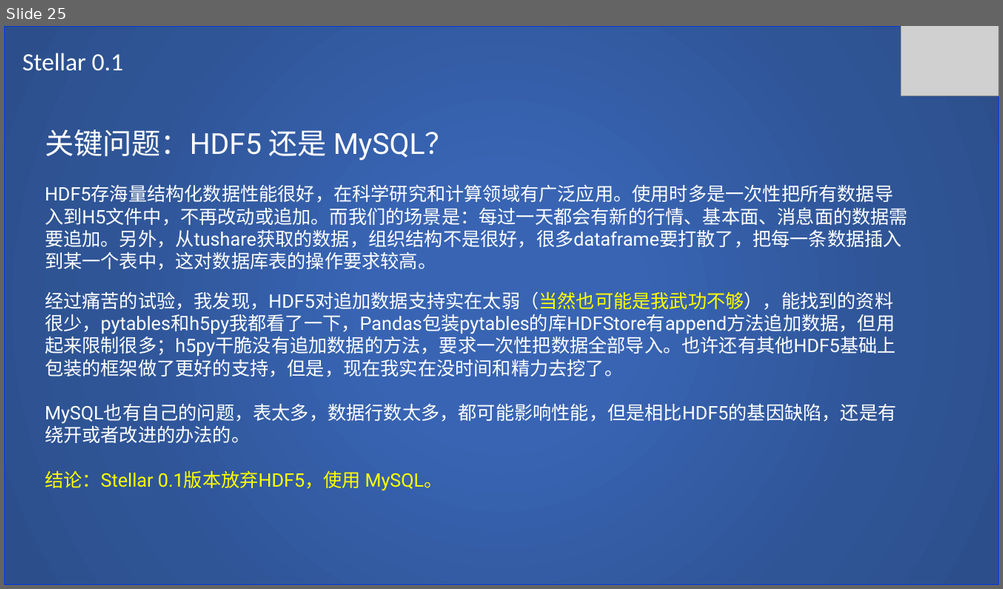
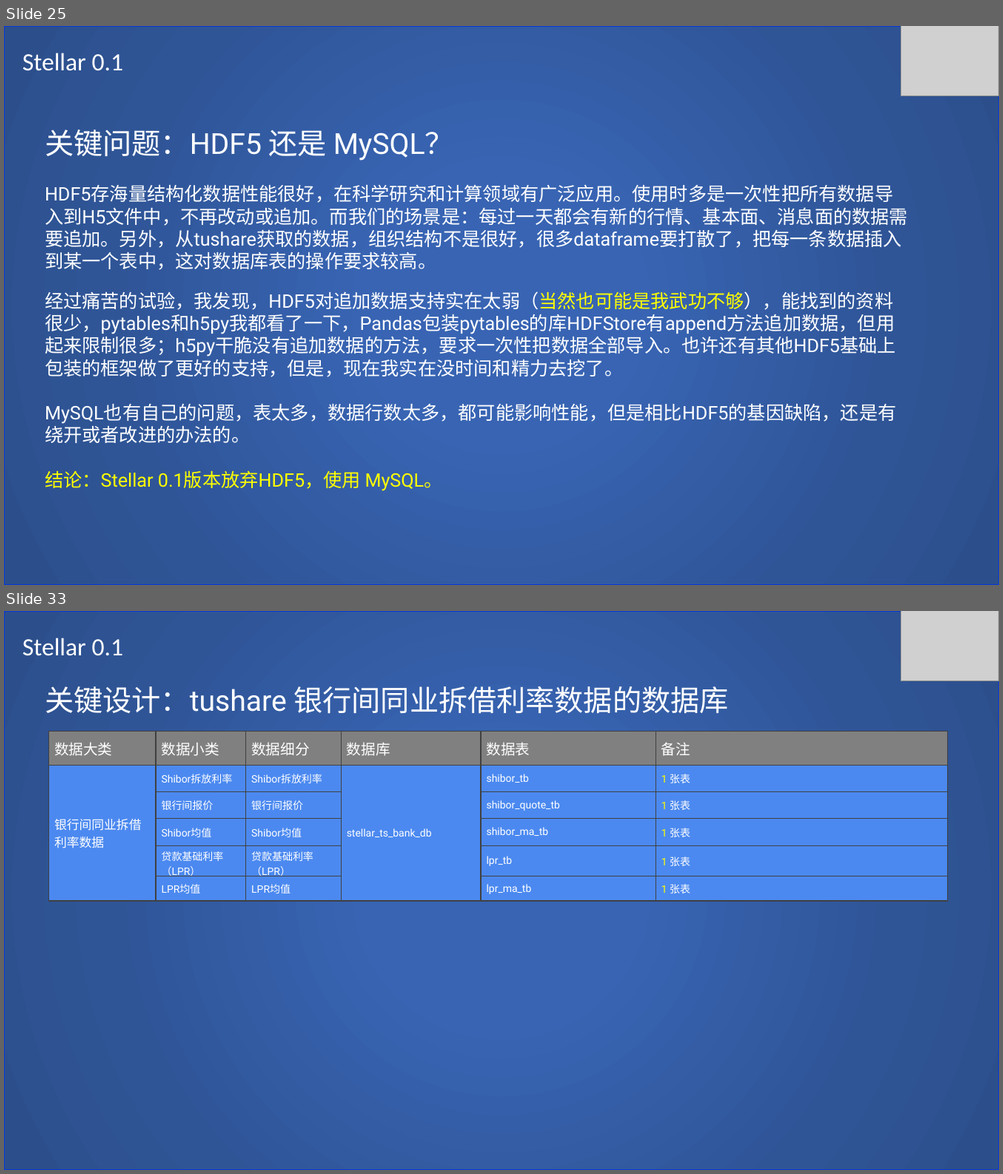
Before and after one commit to SCITLAS/Stellar, a slide deck: Stellar_0.1/documents/design.pptx. Shown one above the other, each under a label of ours: slide 25 before the commit, slides 25 and 33 after it; the slides between them are not shown. The pictures are 1003x589 and 1003x1174 pixels, drawn with LibreOffice and Linux fonts; fonts in the diff are those of the drawing; grey boxes stand for pictures. Boxes give left, top, right and bottom in pixels: in the first picture for what was removed or moved away, otherwise in the second. Text is boxed around its words. In the diff, an @@ line names an element or a change of style, - is before the commit and + after.

Commit message:
Update design document, add MySQL database and table basic design.

```diff
--- a/Stellar_0.1/documents/design.pptx
+++ b/Stellar_0.1/documents/design.pptx
@@ slide 33 added at box(4, 611, 999, 1170), background #FFFFFF @@
@@ rectangle added at box(4, 611, 999, 1170), fill gradient #3864B3 to #2F5597 to #2C4F8C, outline #0838D5 1 pt @@
@@ picture added at box(900, 611, 999, 681) @@
@@ text added at box(22, 638, 123, 656), 24 pt, text #FFFFFF @@
+Stellar 0.1
@@ text added at box(45, 686, 728, 714), 28 pt, text #FFFFFF @@
+关键设计：tushare 银行间同业拆借利率数据的数据库
@@ table added at box(48, 731, 947, 900), 6 rows, 6 columns @@
+数据大类 | 数据小类 | 数据细分 | 数据库 | 数据表 | 备注
+银行间同业拆借利率数据 | Shibor拆放利率 | Shibor拆放利率 | stellar_ts_bank_db | shibor_tb | 1 张表
+ | 银行间报价 | 银行间报价 |  | shibor_quote_tb | 1 张表
+ | Shibor均值 | Shibor均值 |  | shibor_ma_tb | 1 张表
+ | 贷款基础利率（LPR） | 贷款基础利率（LPR） |  | lpr_tb | 1 张表
+ | LPR均值 | LPR均值 |  | lpr_ma_tb | 1 张表
```
Also in this commit, not shown: 7 slides changed, 8 other slides added.
